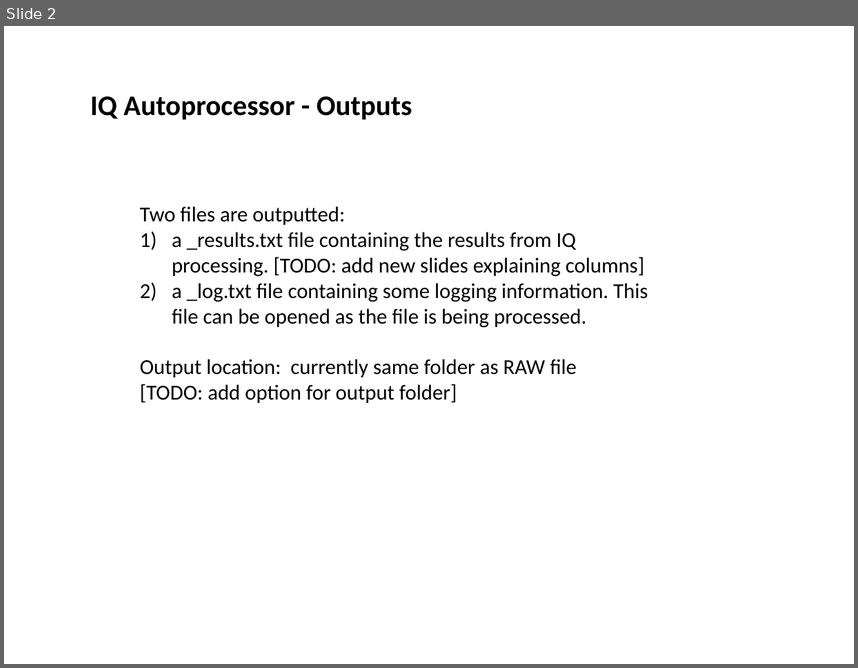
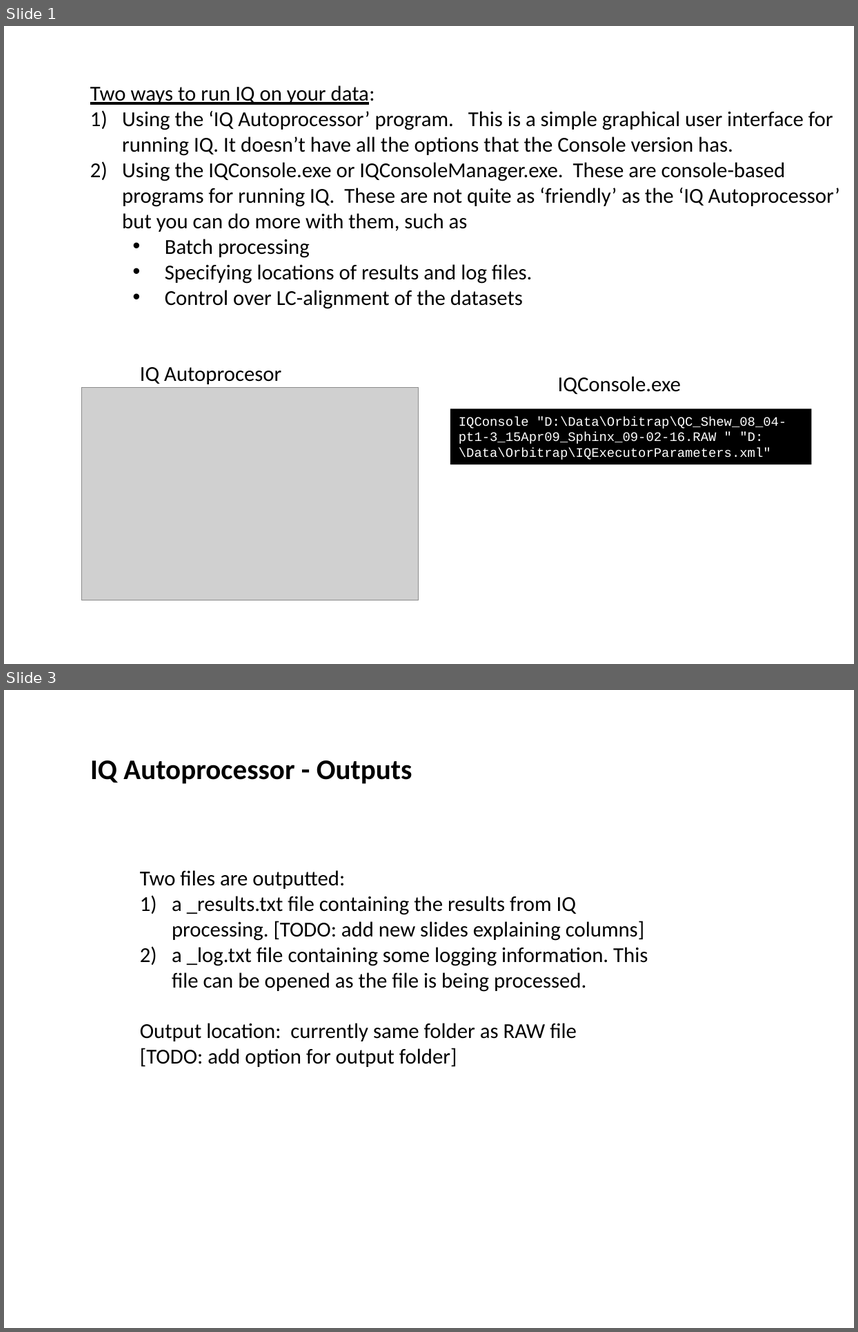
Before and after one commit to PNNL-Comp-Mass-Spec/DeconTools, a slide deck: Documents/IQ software instructions.pptx. Shown one above the other, each under a label of ours: slide 2 before the commit, slides 1 and 3 after it; the slides between them are not shown. The pictures are 858x668 and 858x1332 pixels, drawn with LibreOffice and Linux fonts; fonts in the diff are those of the drawing; grey boxes stand for pictures. Boxes give left, top, right and bottom in pixels: in the first picture for what was removed or moved away, otherwise in the second. Text is boxed around its words. In the diff, an @@ line names an element or a change of style, - is before the commit and + after.

```diff
--- a/Documents/IQ software instructions.pptx
+++ b/Documents/IQ software instructions.pptx
@@ slide 1 added at (4,26,854,664), background #FFFFFF @@
@@ text added at (90,85,840,309), 18 pt, text #000000 @@
+Two ways to run IQ on your data:
+1) Using the ‘IQ Autoprocessor’ program. This is a simple graphical user interface for running IQ. It doesn’t have all the options that the Console version has.
+2) Using the IQConsole.exe or IQConsoleManager.exe. These are console-based programs for running IQ. These are not quite as ‘friendly’ as the ‘IQ Autoprocessor’ but you can do more with them, such as
+  • Batch processing
+  • Specifying locations of results and log files.
+  • Control over LC-alignment of the datasets
@@ text added at (140,367,281,384), 18 pt, text #000000 @@
+IQ Autoprocesor
@@ text added at (558,376,681,394), 18 pt, text #000000 @@
+IQConsole.exe
@@ picture added at (82,388,419,600) @@
@@ rectangle added at (450,408,811,465), fill #000000, 11 pt, text #FFFFFF @@
+IQConsole "D:\Data\Orbitrap\QC_Shew_08_04-pt1-3_15Apr09_Sphinx_09-02-16.RAW " "D:\Data\Orbitrap\IQExecutorParameters.xml"
@@ what was slide 2 is now slide 3 @@
```
Also in this commit, not shown: 1 slide changed, 3 other slides added, 57 other files.
